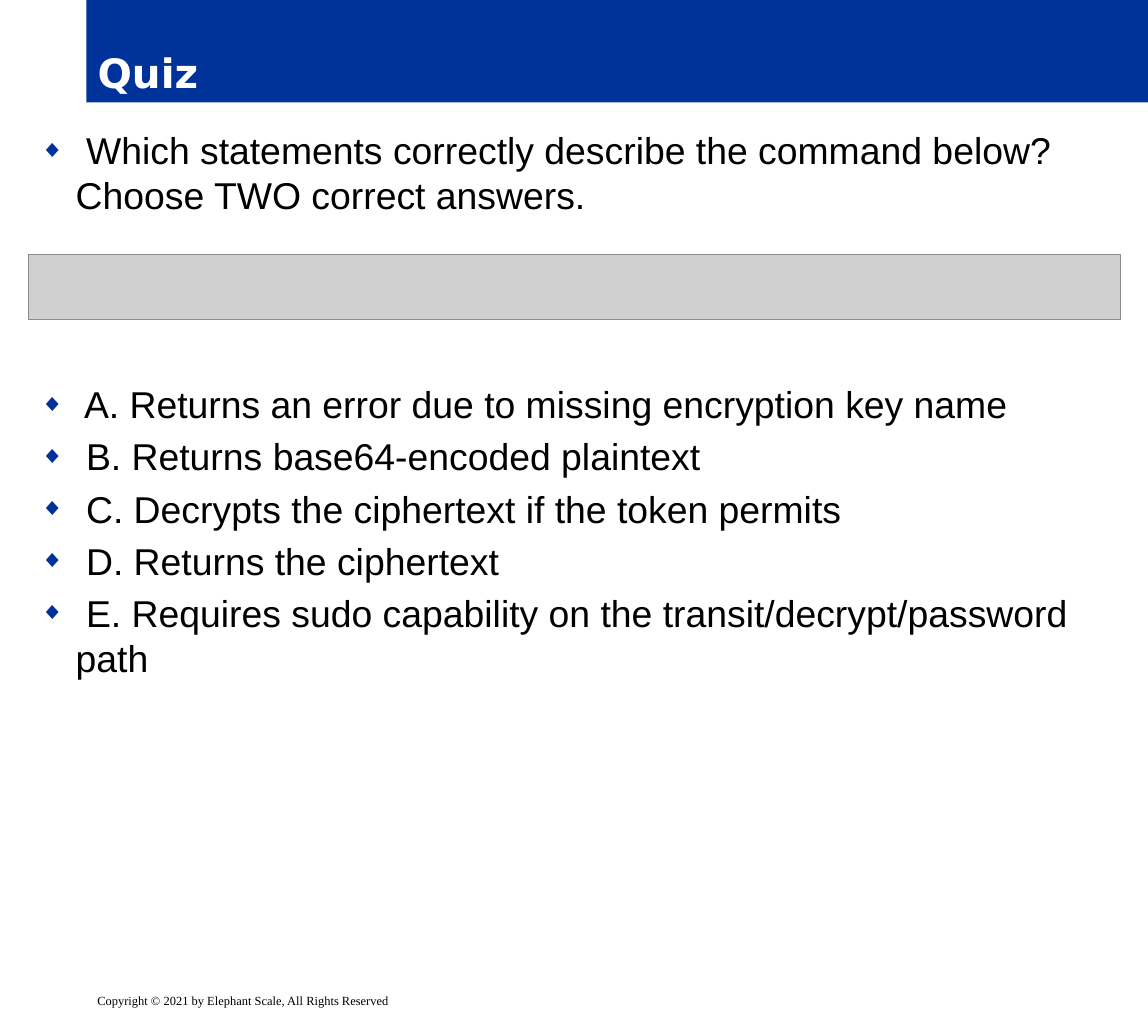
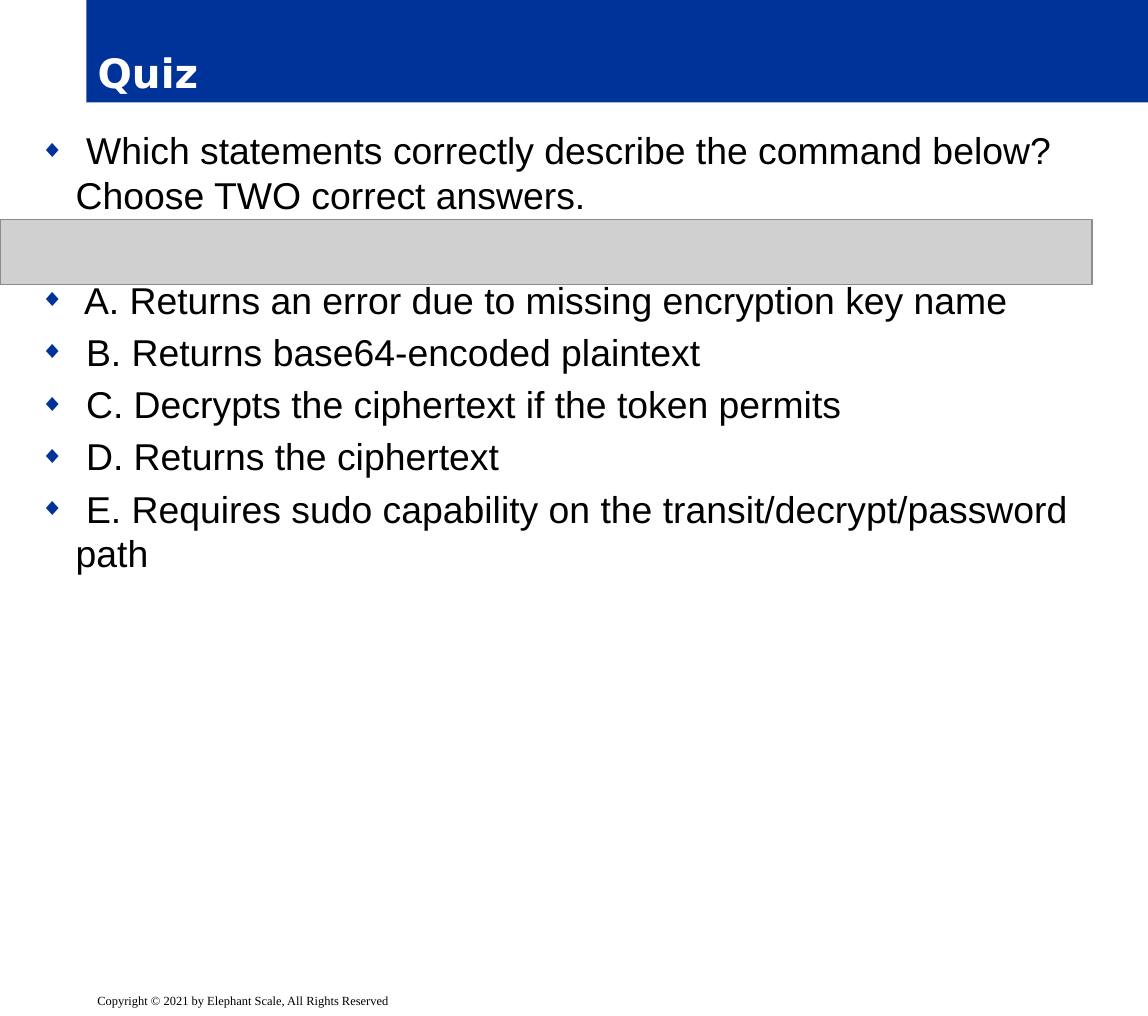
Before and after one commit to elephantscale/es-training-new, a slide deck: slide 11 of vault-consul/delivery/07__Vault_Cert_Prep.pptx. Drawn at 1148x1016 pixels with LibreOffice and Linux fonts; fonts in the diff are those of the drawing; grey boxes stand for pictures; background and template pictures are left out. Boxes give left, top, right and bottom in pixels: in the first picture for what was removed or moved away, otherwise in the second. Text is boxed around its words. In the diff, an @@ line names an element or a change of style, - is before the commit and + after.

```diff
--- a/vault-consul/delivery/07__Vault_Cert_Prep.pptx
+++ b/vault-consul/delivery/07__Vault_Cert_Prep.pptx
@@ text "Which statements correctly describe the ..." rewrapped from box(76, 137, 1068, 679) to box(76, 137, 1068, 575) @@
@@ picture: place and size @@
-picture at box(29, 255, 1121, 320)
+picture at box(0, 220, 1092, 284)
```
Also in this commit, not shown: 45 slides added.
